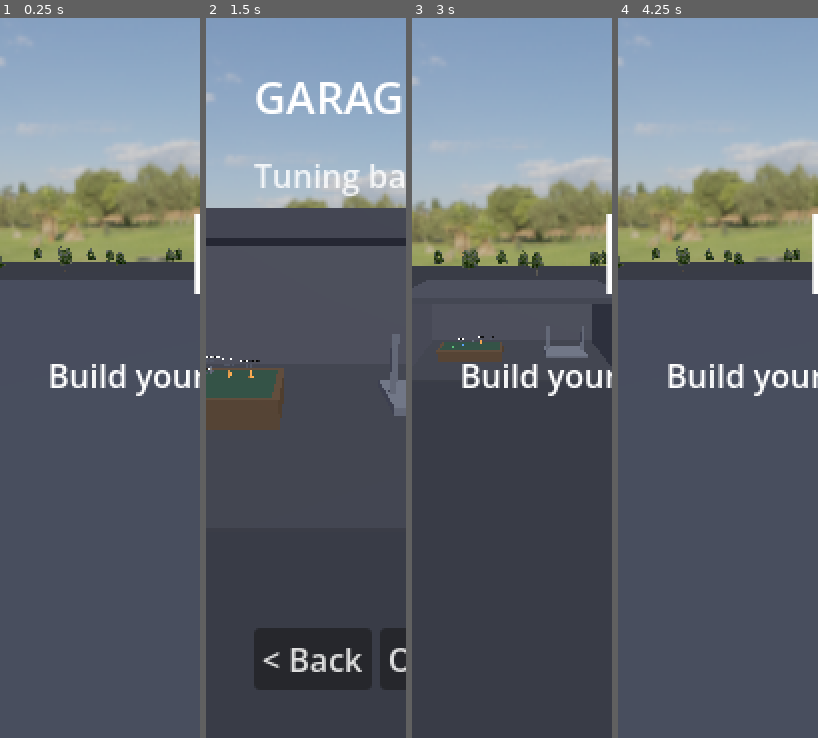
Above: before the commit, frames 1-4 (left to right).
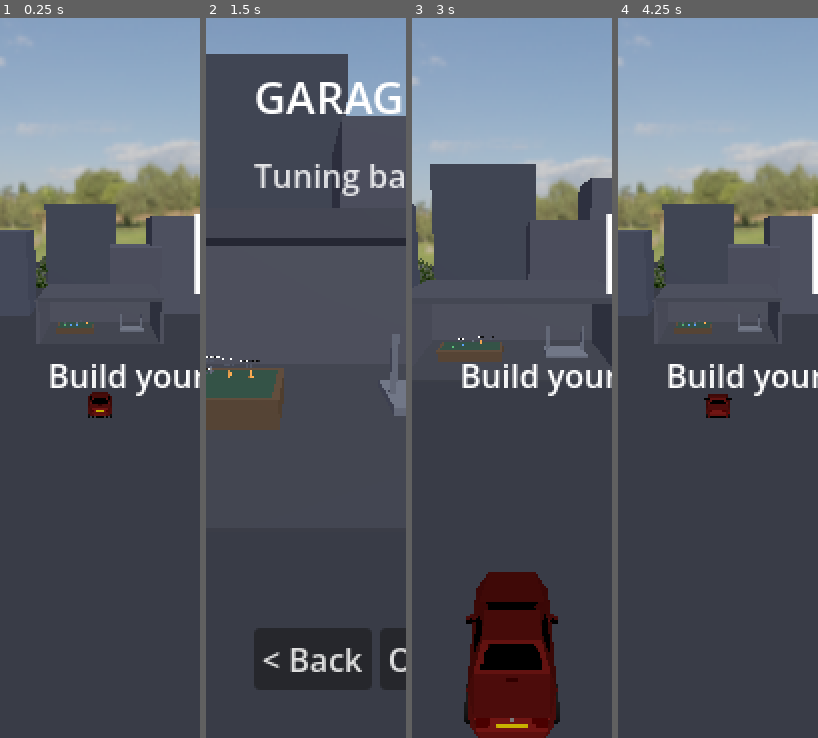
Above: after the commit, the same moments.

Repository: felixxwu/TAPPA
Game: Godot game, scene res://hq.tscn
Same seed, same stepped clock (60 frames per second), same inputs: the game is played once before the commit and once after it.
Inputs (mouse positions are in pixels of both pictures, inside the frame that each line leads up to):
- Up to frame 1 (0.25 s): no input
- Up to frame 2 (1.5 s): tap Enter (menu_select) at 0.5 s; move the mouse to (350, 342) at 0.52 s; hold Right (menu_right) 0.53-1.25 s; tap C (cycle_camera) at 0.6 s; click (350, 342) at 0.67 s; drag from (266, 414) to (296, 522) at 1.27 s
- Up to frame 3 (3 s): tap R (reset_car) at 2 s; move the mouse to (532, 219) at 2.02 s; hold Right (menu_right) 2.03-2.75 s; tap T (toggle_gearbox) at 2.1 s; click "< Back" at 2.75 s
- Up to frame 4 (4.25 s): drag from (708, 522) to (658, 270) at 3.52 s

The runs differ from the first frame. In frame 1, 6.7% of the frame differs, in the area x 0-97%, y 25-56%; in frame 2, 18%; in frame 3, 20%, in the area x 0-100%, y 20-100%; in frame 4, 6.7%.

Commit message:
HQ: skyline behind garage, closer trees, park whole collection on title
- Move the block-building skyline BEHIND the garage (−Z) so it no longer blocks
  the title camera, which looks over the car park toward the garage; add a few
  more for a fuller backdrop.
- Bring the framing trees much closer (annulus 18–66 m vs 64–112 m), keeping the
  title camera's front-centre corridor and the garage footprint clear.
- Park the player's WHOLE owned collection in the car park on the title screen
  (_build_title_lineup via shared _build_lineup); the rally car-select still parks
  only eligible cars. Rebuilt on entering EXTERIOR.

Co-Authored-By: Claude Opus 4.8 <noreply@anthropic.com>
Claude-Session: https://claude.ai/code/session_01PLQykZE5pjt1kQpU7aTPWz

Diff:
--- a/rally/scripts/hq.gd
+++ b/rally/scripts/hq.gd
@@ -190,35 +190,48 @@
 	return mi
 
 
-# Placeholder skyline behind the car park — simple blocks of varying height.
+# Placeholder skyline BEHIND the garage (−Z) — simple blocks of varying height.
+# The title camera (hq_exterior_cam_*) sits out at +Z looking back over the car
+# park toward the garage, so buildings belong behind the garage (its back wall is
+# at z ≈ −6); placing them in front of it would block the shot.
 func _build_buildings() -> void:
 	var blocks := [
-		[Vector3(-16.0, 5.0, 42.0), Vector3(9.0, 10.0, 9.0), Color(0.26, 0.28, 0.34)],
-		[Vector3(14.0, 7.0, 46.0), Vector3(8.0, 14.0, 8.0), Color(0.30, 0.31, 0.36)],
-		[Vector3(0.0, 6.0, 54.0), Vector3(12.0, 12.0, 10.0), Color(0.24, 0.26, 0.31)],
-		[Vector3(-26.0, 4.0, 32.0), Vector3(7.0, 8.0, 12.0), Color(0.28, 0.29, 0.33)],
-		[Vector3(25.0, 5.0, 34.0), Vector3(7.0, 10.0, 9.0), Color(0.27, 0.28, 0.34)],
+		[Vector3(-15.0, 6.0, -16.0), Vector3(9.0, 12.0, 9.0), Color(0.26, 0.28, 0.34)],
+		[Vector3(-3.0, 8.0, -24.0), Vector3(11.0, 16.0, 10.0), Color(0.24, 0.26, 0.31)],
+		[Vector3(12.0, 7.0, -18.0), Vector3(9.0, 14.0, 9.0), Color(0.30, 0.31, 0.36)],
+		[Vector3(24.0, 5.0, -13.0), Vector3(8.0, 10.0, 8.0), Color(0.28, 0.29, 0.33)],
+		[Vector3(-25.0, 5.0, -14.0), Vector3(8.0, 10.0, 9.0), Color(0.27, 0.28, 0.34)],
+		[Vector3(5.0, 5.0, -12.0), Vector3(7.0, 10.0, 7.0), Color(0.29, 0.30, 0.35)],
 	]
 	for b in blocks:
 		_block(b[0], b[1], b[2])
 
 
-# A ring of background trees around the lot so HQ reads as an outdoor clearing
-# under the open-field skybox, instead of floating on a bare plane. Reuses the
-# stage's billboard renderer/texture (one MultiMesh, one draw call); scenery only
-# (no collision). Deterministic scatter in an annulus that clears the buildings
-# (z up to ~59) and the central garage/car-park/camera area.
+# Trees framing the lot so HQ reads as an outdoor clearing under the open-field
+# skybox, instead of floating on a bare plane. Reuses the stage's billboard
+# renderer/texture (one MultiMesh, one draw call); scenery only (no collision).
+# A close-in annulus, but with the front-centre corridor kept clear so trees never
+# block the title camera's view of the car park, and the garage footprint kept
+# clear so none spawn inside it. Trees hug the garage's sides and back.
 func _build_trees() -> void:
 	var cfg: GameConfig = Config.data
 	var rng := RandomNumberGenerator.new()
 	rng.seed = 20240
 	var positions := PackedVector2Array()
-	var inner := 64.0
-	var outer := 112.0  # inside the 240 m ground plane's half-extent
-	for _i in 150:
+	var inner := 18.0
+	var outer := 66.0
+	for _i in 320:
 		var ang := rng.randf() * TAU
 		var rad := sqrt(rng.randf()) * (outer - inner) + inner
-		positions.append(Vector2(cos(ang) * rad, sin(ang) * rad))
+		var p := Vector2(cos(ang) * rad, sin(ang) * rad)
+		# Keep the front-centre clear: the car park sits at +Z (hq_carpark_origin)
+		# and the title camera looks down that corridor, so no trees with |x| small
+		# and z ahead of the garage. Also skip the garage footprint itself.
+		if absf(p.x) < 22.0 and p.y > 8.0:
+			continue
+		if absf(p.x) < 9.0 and absf(p.y) < 9.0:
+			continue
+		positions.append(p)
 	# HQ ground is a flat plane at y = 0; a layerless TerrainManager returns height
 	# 0 everywhere, which is all BillboardField needs to seat the trees. Used only
 	# during build(), then freed.
@@ -687,6 +700,9 @@
 	_view = view
 	if view != View.TABLE:
 		_detail_open = false
+	# The title screen shows the player's whole collection parked in the car park.
+	if view == View.EXTERIOR:
+		_build_title_lineup()
 	_update_overlays()
 	if view == View.CARPARK:
 		return  # camera handled by _focus_changed once the lineup exists
@@ -788,27 +804,40 @@
 	_eligible = []
 
 
-# Park one car per owned car eligible for the selected rally, laid out in a centred
-# row at the car-park origin (GameConfig.hq_carpark_origin / menu_car_spacing). The
-# cars drop in live and settle onto their suspension, then freeze (see _settle_lineup).
+# Park the owned cars ELIGIBLE for the selected rally (the car-select screen).
 func _build_eligible_lineup() -> void:
+	var rally := RallyLibrary.by_id(_selected_rally_id)
+	var eligible: Array = []
+	for car in Save.profile.get("cars", []):
+		if RallyLibrary.is_eligible(rally, CarLibrary.by_id(String(car.get("model_id", "")))):
+			eligible.append(car)
+	_build_lineup(eligible)
+
+
+# Park ALL owned cars for the title screen, so the player's whole collection is on
+# show in the car park behind the title overlay (rebuilt on entering EXTERIOR).
+func _build_title_lineup() -> void:
+	_build_lineup(Save.profile.get("cars", []).duplicate())
+
+
+# Park the given owned cars, laid out in a centred row at the car-park origin
+# (GameConfig.hq_carpark_origin / menu_car_spacing). The cars drop in live and
+# settle onto their suspension, then freeze (see _freeze_lineup). Shared by the
+# rally car-select lineup (eligible cars) and the title screen (all owned cars).
+func _build_lineup(cars: Array) -> void:
 	_clear_lineup()
-	var rally := RallyLibrary.by_id(_selected_rally_id)
-	for car in Save.profile.get("cars", []):
-		var meta := CarLibrary.by_id(String(car.get("model_id", "")))
-		if RallyLibrary.is_eligible(rally, meta):
-			_eligible.append(car)
+	_eligible = cars
 	var cfg: GameConfig = Config.data
-	var n := _eligible.size()
+	var n := cars.size()
 	for i in n:
 		var marker := Marker3D.new()
 		marker.position = cfg.hq_carpark_origin + Vector3((i - (n - 1) * 0.5) * cfg.menu_car_spacing, 0.0, 0.0)
 		add_child(marker)
 		_markers.append(marker)
-		_cars.append(_spawn_parked_car(_eligible[i], marker))
+		_cars.append(_spawn_parked_car(cars[i], marker))
 	# Let the lineup settle under physics for a moment, then freeze the settled pose.
-	# Guarded by a generation id so re-entering the car park (a new lineup) cancels a
-	# pending freeze for the old one.
+	# Guarded by a generation id so re-building the lineup cancels a pending freeze
+	# for the old one.
 	_settle_generation += 1
 	get_tree().create_timer(cfg.menu_car_settle_seconds).timeout.connect(
 		_freeze_lineup.bind(_settle_generation))
--- a/rally/tests/headless/test_menu_flow.gd
+++ b/rally/tests/headless/test_menu_flow.gd
@@ -60,13 +60,24 @@
 	await get_tree().process_frame
 	assert_eq(_save.profile["cars"].size(), 1, "the immortal starter is granted on the first HQ visit")
 	assert_true(_save.profile["cars"][0]["immortal"], "the starter is immortal")
-	# Boots to the exterior/title station: the title overlay is up, nothing parked.
+	# Boots to the exterior/title station: the title overlay is up, and the player's
+	# whole collection is parked in the car park (just the starter so far).
 	assert_eq(hq._view, hq.View.EXTERIOR, "HQ boots to the exterior title station")
 	assert_true(hq._title_layer.visible, "the title overlay is shown")
 	assert_false(hq._car_layer.visible, "the car-park overlay is hidden at the title")
-	assert_eq(hq._cars.size(), 0, "no cars are parked until a rally is chosen")
+	assert_eq(hq._cars.size(), 1, "the player's whole collection is parked on the title (the starter so far)")
 	# The 3D map table is populated with one pin per rally.
 	assert_eq(hq._pins.size(), RallyLibrary.RALLIES.size(), "one map pin per rally")
+
+
+func test_hq_title_parks_all_owned_cars() -> void:
+	# The title shows the whole collection, regardless of rally eligibility — grant
+	# an AWD RS3 (which an RWD rally would exclude) and it's still parked.
+	_save.grant_car("rs3", false)
+	var hq: Node3D = load("res://hq.tscn").instantiate()
+	add_child_autofree(hq)
+	await get_tree().process_frame
+	assert_eq(hq._cars.size(), 2, "the title parks every owned car (starter + RS3)")
 
 
 func test_hq_start_flies_into_the_garage() -> void:
Not shown, changed: rally/features/menus.md
